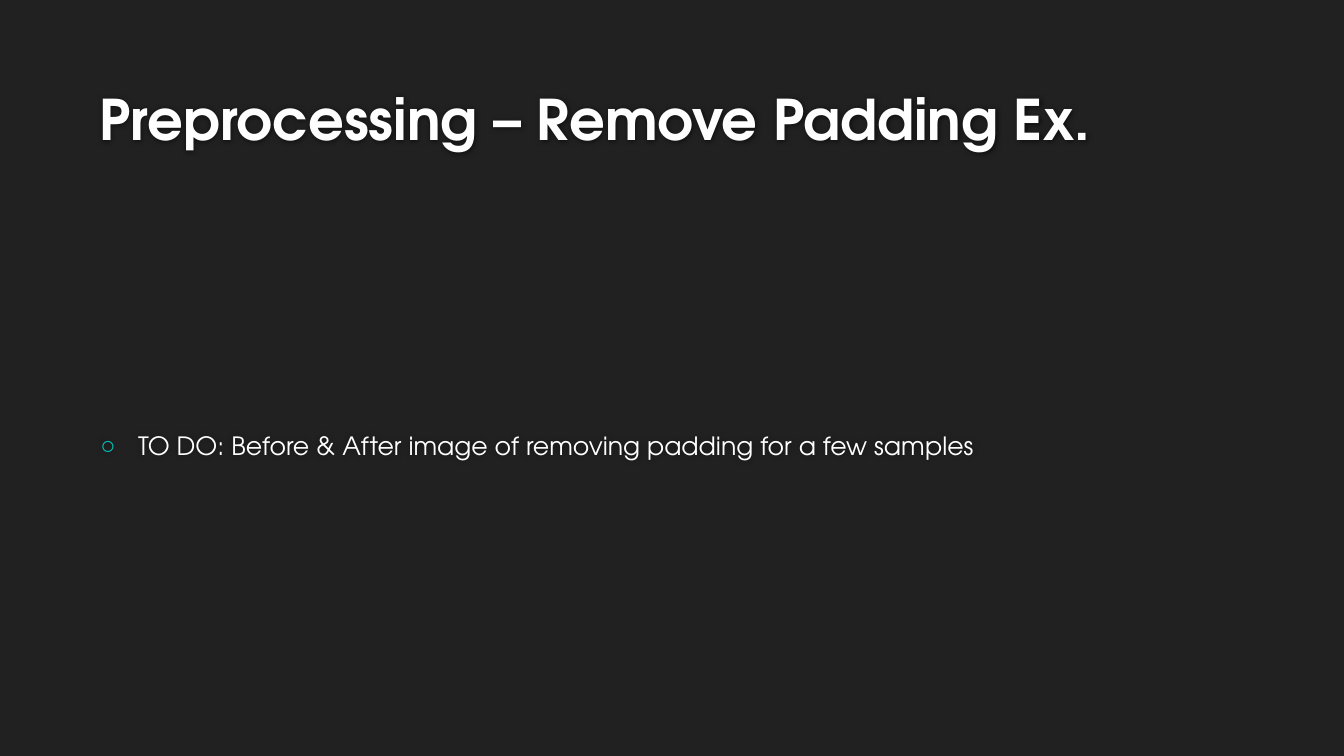
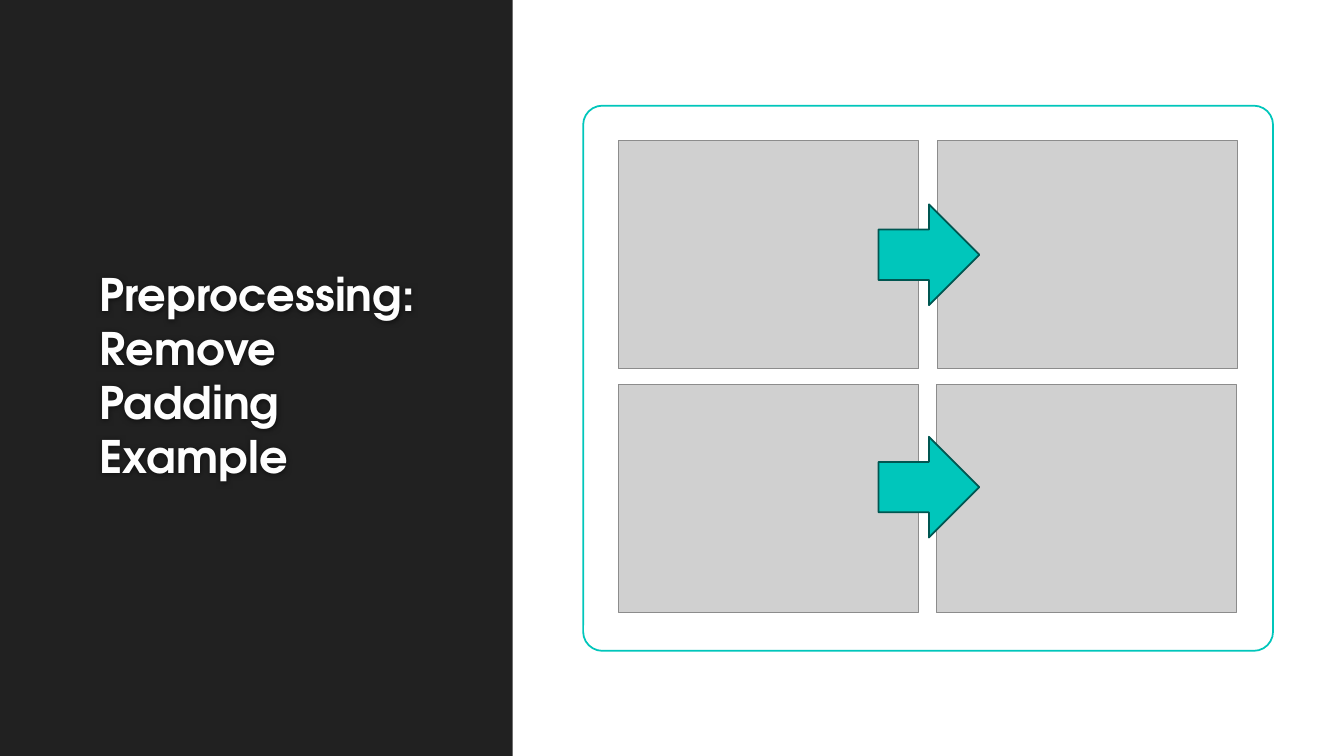
Before and after one commit to landonbuell/Buell-Masters-Project, a slide deck: slide 8 of milestones/BUELL_ENGR6970_Milestone04.pptx. Drawn at 1344x756 pixels with LibreOffice and Linux fonts; fonts in the diff are those of the drawing; grey boxes stand for pictures; background and template pictures are left out. Boxes give left, top, right and bottom in pixels: in the first picture for what was removed or moved away, otherwise in the second. Text is boxed around its words. In the diff, an @@ line names an element or a change of style, - is before the commit and + after.

```diff
--- a/milestones/BUELL_ENGR6970_Milestone04.pptx
+++ b/milestones/BUELL_ENGR6970_Milestone04.pptx
@@ rectangle added at [513,0,1344,756], fill #FFFFFF @@
@@ rounded rectangle added at [584,106,1273,651], fill #FFFFFF, outline #00C6BB 1.25 pt @@
@@ picture added at [619,141,920,369] @@
@@ picture added at [938,141,1238,369] @@
@@ right arrow added at [879,205,980,306], fill #00C6BB, outline #005752 1.25 pt @@
@@ title at [99,276,414,482]: text changed; size 40 to 32 pt @@
-Preprocessing – Remove Padding Ex.
+Preprocessing: Remove Padding Example
@@ picture added at [619,384,920,613] @@
@@ picture added at [937,384,1237,613] @@
@@ text removed at [138,436,973,461] @@
-○ TO DO: Before & After image of removing padding for a few samples
@@ right arrow added at [879,437,980,537], fill #00C6BB, outline #005752 1.25 pt @@
```
Also in this commit, not shown: 4 other slides changed, 3 slides added, 4 slides removed.
